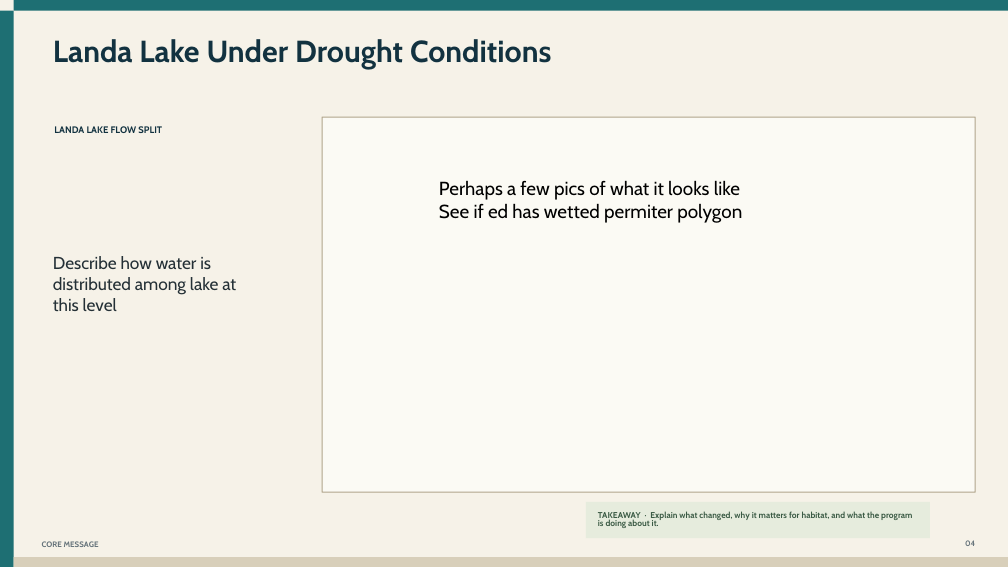
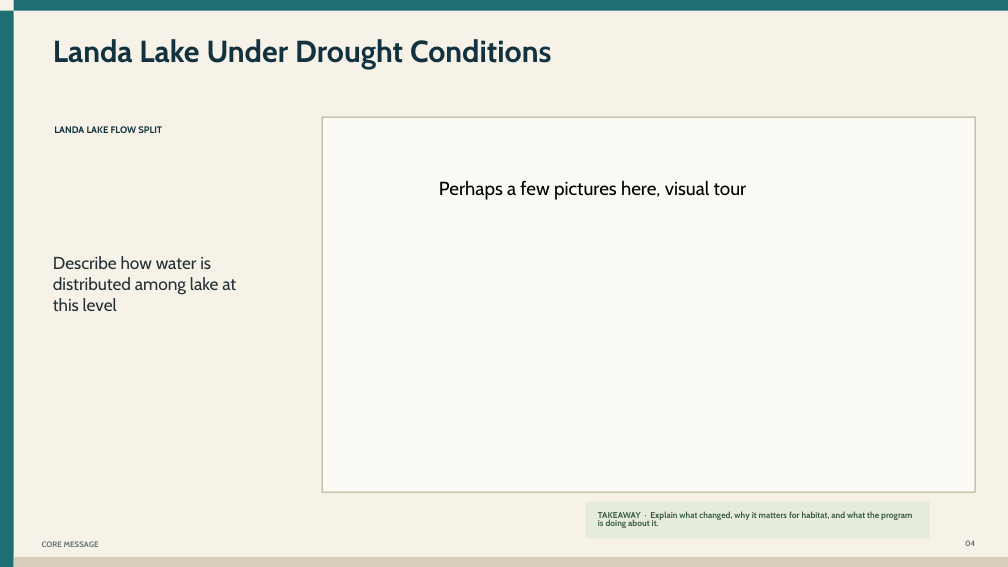
Before and after one commit to cfurl/EAHCP-Fall-2026-Sci-Comm, a slide deck: slide 11 of Comal_mgt_presentation/EAHCP_Landa_Lake.pptx (slide 7 before the commit). Drawn at 1008x567 pixels with LibreOffice and Linux fonts; fonts in the diff are those of the drawing. Boxes give left, top, right and bottom in pixels: in the first picture for what was removed or moved away, otherwise in the second. Text is boxed around its words. In the diff, an @@ line names an element or a change of style, - is before the commit and + after.

```diff
--- a/Comal_mgt_presentation/EAHCP_Landa_Lake.pptx
+++ b/Comal_mgt_presentation/EAHCP_Landa_Lake.pptx
@@ text at (x1=439, y1=180, x2=747, y2=200): text changed @@
-Perhaps a few pics of what it looks like
-See if ed has wetted permiter polygon
+Perhaps a few pictures here, visual tour
```
Also in this commit, not shown: 4 other slides changed, 6 slides added, 7 other files.
